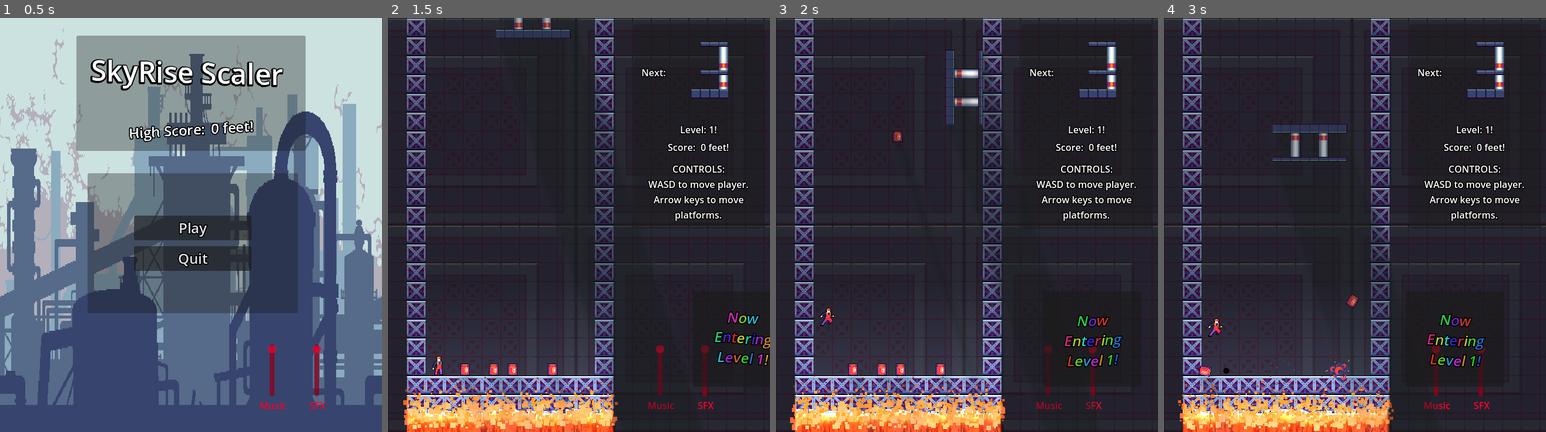
Above: before the commit, frames 1-4 (left to right).
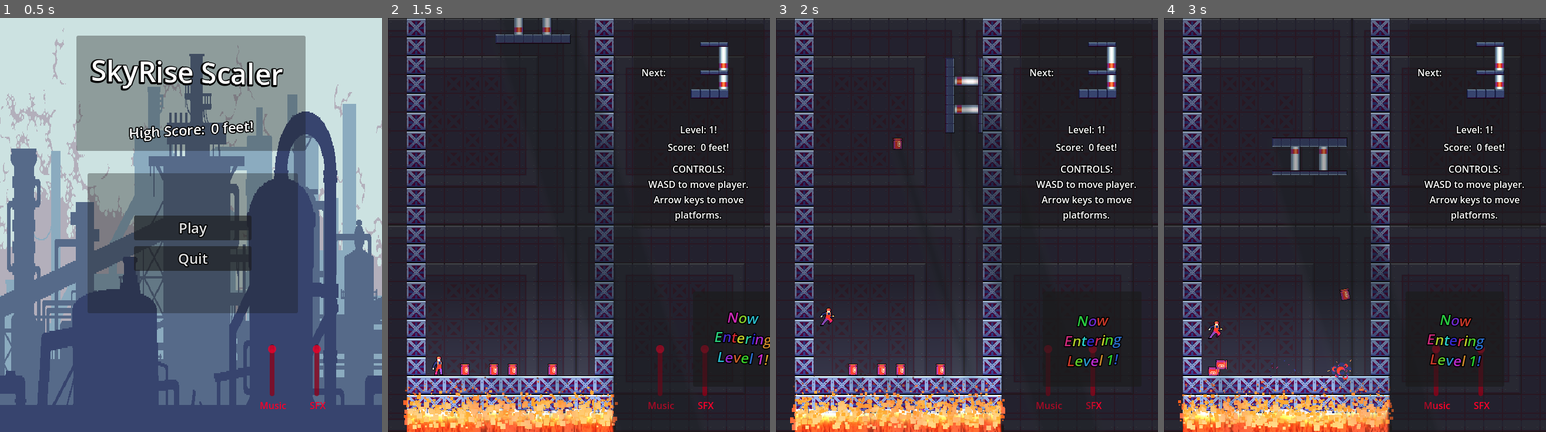
Above: after the commit, the same moments.

Repository: RexShipton/SkyRise-Scaler
Game: Godot game, scene res://scenes/main_menu.tscn
The game is run twice, just before and just after one commit, with the same random seed, the same clock (stepped at 60 frames per second) and the same inputs. Sound files missing from this copy of the repository are replaced by a short silence.
Inputs (mouse positions are in pixels of both pictures, inside the frame that each line leads up to):
- Up to frame 1 (0.5 s): no input
- Up to frame 2 (1.5 s): click "Play" at 0.5 s; move the mouse to (663, 204) at 1.27 s; hold Right (block_right) from 1.28 s (still down); hold Down (block_fast_fall) from 1.28 s (still down)
- Up to frame 3 (2 s): keep holding Right (block_right); keep holding Down (block_fast_fall); tap W (character_jump) at 1.52 s; tap Up (block_rotate) at 1.55 s
- Up to frame 4 (3 s): move the mouse to (1278, 245) at 2.02 s; release Down (block_fast_fall) at 2.03 s; tap Up (block_rotate) at 2.1 s; tap W (character_jump) at 2.27 s; tap Down (block_fast_fall) at 2.3 s; move the mouse to (1393, 133) at 2.77 s; release Right (block_right) at 2.78 s; hold Left (block_left) from 2.78 s (still down); hold Down (block_fast_fall) from 2.78 s (still down)

Frame 1 is identical in both runs. In frame 2, 0.6% of the frame differs, in the area x 28-48%, y 1-7%; in frame 3, 0.8%; in frame 4, 2.3%, in the area x 8-73%, y 25-100%.
Error before the commit: Invalid operands 'float' and 'Nil' in operator '+'. (res://scenes/piece.gd:35)
Error after the commit: Invalid operands 'Nil' and 'int' in operator '*'. (res://scenes/piece.gd:35)

Commit message:
removed prints

Diff:
--- a/new-game-project/scenes/map_looper.gd
+++ b/new-game-project/scenes/map_looper.gd
@@ -120,6 +120,7 @@
 func _on_score_updater_timeout() -> void:
 
 	ScoreManager.scoreResource.change_score(totalDistanceDropped)
+
 	var score = ScoreManager.scoreResource.score
 	if score < 49:
 		mapDropSpeed = 10
--- a/new-game-project/scenes/objects/barrel.gd
+++ b/new-game-project/scenes/objects/barrel.gd
@@ -20,7 +20,7 @@
 	queue_free()
 
 func ApplyForce(force_added):
-	print("barrel hit :" + str(force_added))
+
 	apply_central_force(force_added * 1000)
 
 
--- a/new-game-project/scenes/objects/explosion.gd
+++ b/new-game-project/scenes/objects/explosion.gd
@@ -33,5 +33,4 @@
 	#var actual_force = fraction_of_force * direction * 20
 	var direction = (body.global_position - center_marker_2d.global_position).normalized()
 	var actual_force = 5000*direction/(body.global_position-center_marker_2d.global_position).length()
-	print(actual_force)
 	body.ApplyForce(actual_force)
--- a/new-game-project/scenes/piece.gd
+++ b/new-game-project/scenes/piece.gd
@@ -32,7 +32,7 @@
 func _process(_delta: float) -> void:
 	if !isPlaced:
 
-		velocity.y = fall_speed + (Input.get_action_strength("block_fast_fall") * fast_fall_speed) + ScoreManager.scoreResource.mapSpeed
+		velocity.y = fall_speed + (Input.get_action_strength("block_fast_fall") * fast_fall_speed) + (ScoreManager.scoreResource.mapSpeed * 2)
 
 		velocity.x = Input.get_axis("block_left","block_right") * move_speed
 
@@ -46,24 +46,16 @@
 	if Input.is_action_just_pressed("block_rotate"):
 		if !isPlaced:
 			if shape_cast_2d_right.is_colliding() and shape_cast_2d_left.is_colliding():
-				print("both hit")
+
 				return
 			if shape_cast_2d_left.is_colliding():
 				var distance = (1 - shape_cast_2d_left.get_closest_collision_safe_fraction()) * (self.global_position.x - left_marker.global_position.x)
 				self.global_position.x += distance
 			if shape_cast_2d_right.is_colliding():
-				print("right hit")
+
 				var distance = (1 - shape_cast_2d_right.get_closest_collision_safe_fraction()) * (self.global_position.x - right_marker.global_position.x)
 				self.global_position.x += distance
 
-			#if rotation_left.has_overlapping_bodies():
-				#print("left hit")
-				#self.global_position.x += (global_position.x - left_marker.global_position.x)
-				#print(left_marker.position.x)
-			#if rotation_right.has_overlapping_bodies():
-				#print("right hit")
-				#self.global_position.x += (global_position.x - right_marker.global_position.x)
-				#print(right_marker.position.x)
 			self.rotation_degrees += 90
 			force_update_transform()
 			if rotation_degrees > 180:
--- a/new-game-project/world.gd
+++ b/new-game-project/world.gd
@@ -72,13 +72,6 @@
 
 
 
-#func _on_spawn_timer_timeout() -> void:
-	#print("timer hit")
-	#var new_block = piece.instantiate()
-	#new_block.global_position = block_spawner.global_position
-	#block_manager.add_child(new_block)
-	#print(new_block.global_position)
-
 func get_random_piece(piece_list: Array):
 	if piece_list.is_empty():
 		print("piece array is zero and it should never be zero")
